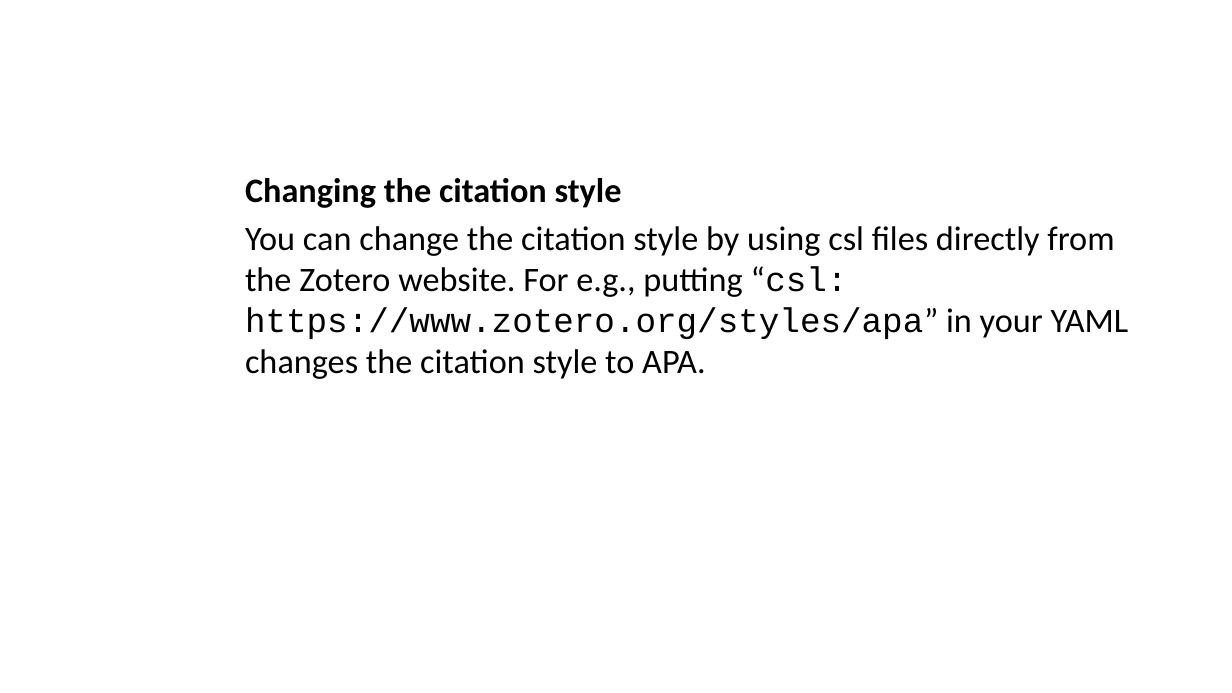
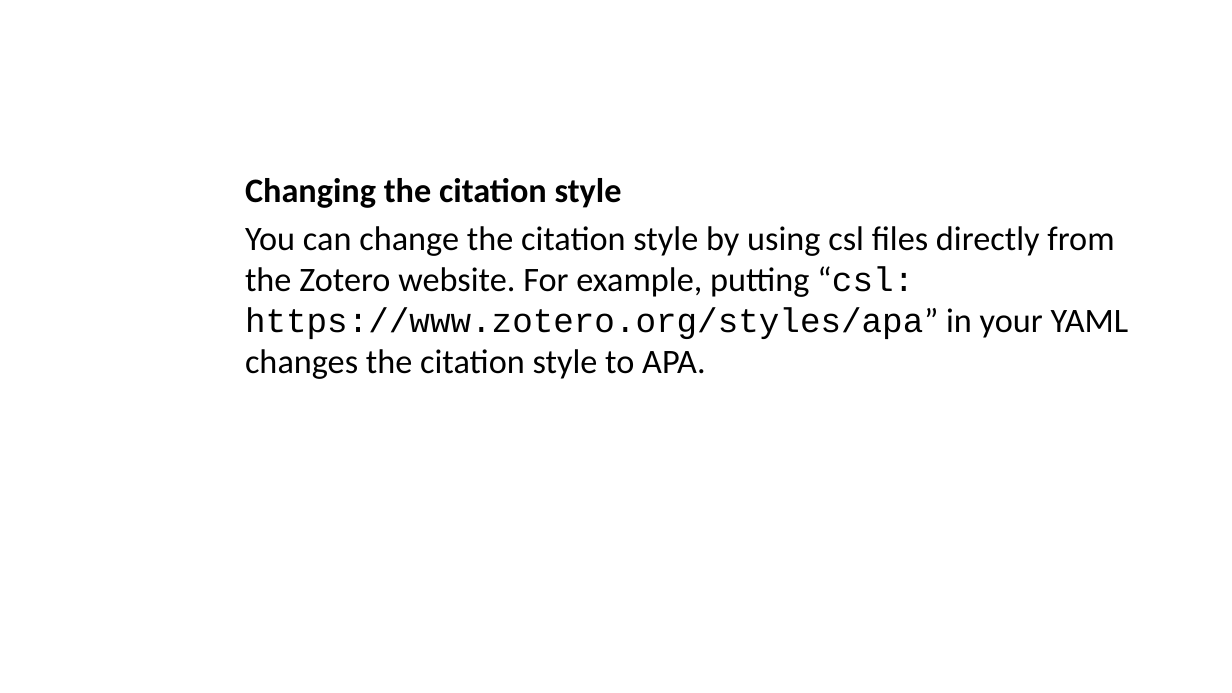
Before and after one commit to lmu-osc/train-the-trainer-student-track-OS, a slide deck: slide 61 of _site/materials/OS-M3/OS-M3-S6-Quarto/OS-M3-S6-Quarto-slides.pptx (slide 62 before the commit). Drawn at 1232x693 pixels with LibreOffice and Linux fonts; fonts in the diff are those of the drawing. Boxes give left, top, right and bottom in pixels: in the first picture for what was removed or moved away, otherwise in the second. Text is boxed around its words. In the diff, an @@ line names an element or a change of style, - is before the commit and + after.

```diff
--- a/_site/materials/OS-M3/OS-M3-S6-Quarto/OS-M3-S6-Quarto-slides.pptx
+++ b/_site/materials/OS-M3/OS-M3-S6-Quarto/OS-M3-S6-Quarto-slides.pptx
@@ text at box(245, 226, 1129, 379): text changed @@
-You can change the citation style by using csl files directly from the Zotero website. For e.g., putting “csl: https://www.zotero.org/styles/apa” in your YAML changes the citation style to APA.
+You can change the citation style by using csl files directly from the Zotero website. For example, putting “csl: https://www.zotero.org/styles/apa” in your YAML changes the citation style to APA.
```
Also in this commit, not shown: 49 other slides changed, 2 slides added, 2 slides removed, 36 other files.
